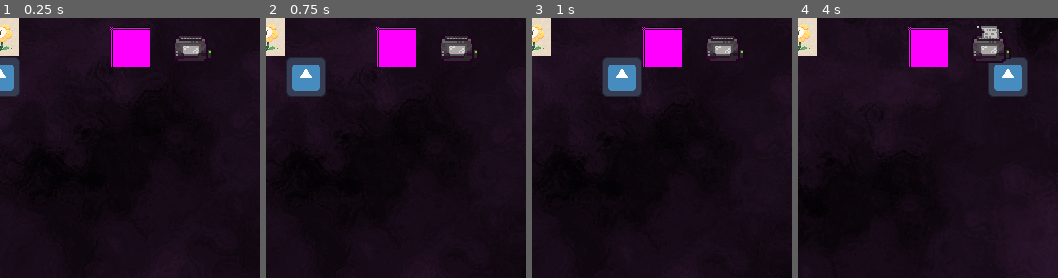
Above: before the commit, frames 1-4 (left to right).
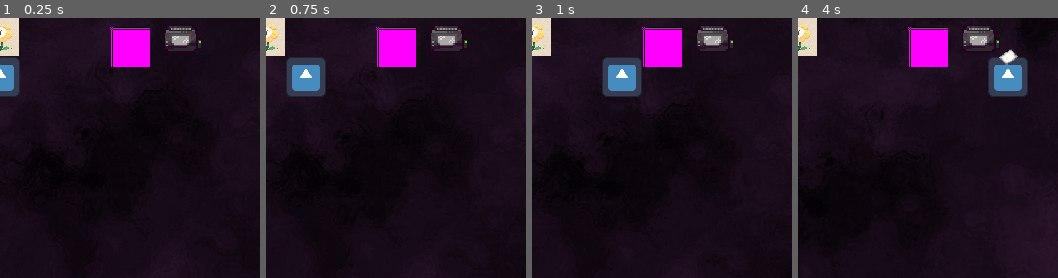
Above: after the commit, the same moments.

Repository: dipilo/sunroom
Game: Godot game, scene res://scenes/battlefield.tscn
Two runs of this game, one before a commit and one after it. Both use one fixed random seed, a clock stepped at 60 frames per second and the inputs below. The engine's default icon, where the game draws it, is replaced by a stand-in: a white triangle on a blue panel in a dark square.
Inputs:
- Up to frame 1 (0.25 s): no input
- Up to frame 2 (0.75 s): tap Enter at 0.5 s; hold D (direction_right) from 0.53 s (still down)
- Up to frame 3 (1 s): keep holding D (direction_right)
- Up to frame 4 (4 s): release D (direction_right) at 1.28 s; hold S (direction_down) 1.28-2.03 s; hold D (direction_right) 2.03-2.78 s; hold W (direction_up) 2.78-3.53 s; tap Space at 3.5 s; hold Left (direction_left) from 3.53 s (still down)
The pictures show only the part of the screen within x 50-100%, y 46-96%; the shares and areas given below are measured in that part.

The runs differ from the first frame. In frame 1, 1.5% of the frame differs, in the area x 63-82%, y 3-17%; in frame 2, 1.5%; in frame 3, 1.5%; in frame 4, 1.8%, in the area x 63-85%, y 3-19%.

Commit message:
working now
adfsag

Diff:
--- a/gardengame/project.godot
+++ b/gardengame/project.godot
@@ -24,7 +24,7 @@
 window/size/viewport_width=520
 window/size/viewport_height=520
 window/size/mode=2
-window/stretch/mode="viewport"
+window/stretch/mode="canvas_items"
 
 [input]
 
--- a/gardengame/scenes/shreader.tscn
+++ b/gardengame/scenes/shreader.tscn
@@ -34,7 +34,6 @@
 script = ExtResource("1_dd4i2")
 
 [node name="Area2D" type="Area2D" parent="."]
-position = Vector2(10, 10)
 scale = Vector2(1.5, 1.5)
 collision_layer = 0
 collision_mask = 4
@@ -44,7 +43,7 @@
 shape = SubResource("CircleShape2D_ixbtv")
 
 [node name="AnimatedSprite2D" type="AnimatedSprite2D" parent="."]
-position = Vector2(10, 10)
+position = Vector2(3.38813e-21, 3.38813e-21)
 scale = Vector2(0.625, 0.625)
 sprite_frames = SubResource("SpriteFrames_lwkd3")
 animation = &"idle"
